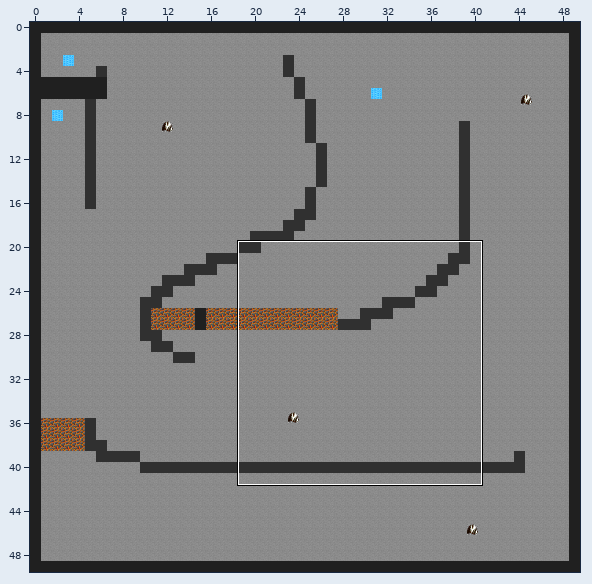
Two versions of a level (Tiled map, maps/dm1.tmx). The picture above shows the old version from afar; the outline marks the close-up.
Close-up. Before:
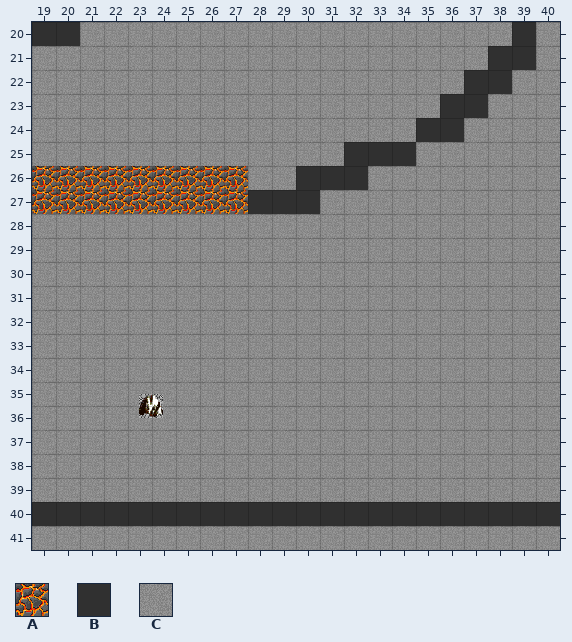
Cells are 32x32 px. Shown: x 19..40, y 20..41. The commit also changed other parts of the map, which this record leaves out.
Key: from "tileset": A 0, B 1, C 3.
_ is an empty cell, # one hidden under a higher layer.
Layer "background" before, first column x 19:
20 ##CCCCCCCCCCCCCCCCCC#C
21 CCCCCCCCCCCCCCCCCCC##C
22 CCCCCCCCCCCCCCCCCC##CC
23 CCCCCCCCCCCCCCCCC##CCC
24 CCCCCCCCCCCCCCCC##CCCC
25 CCCCCCCCCCCCC###CCCCCC
26 #########CC###CCCCCCCC
27 ############CCCCCCCCCC
28 CCCCCCCCCCCCCCCCCCCCCC
29 CCCCCCCCCCCCCCCCCCCCCC
30 CCCCCCCCCCCCCCCCCCCCCC
31 CCCCCCCCCCCCCCCCCCCCCC
32 CCCCCCCCCCCCCCCCCCCCCC
33 CCCCCCCCCCCCCCCCCCCCCC
34 CCCCCCCCCCCCCCCCCCCCCC
35 CCCCCCCCCCCCCCCCCCCCCC
36 CCCCCCCCCCCCCCCCCCCCCC
37 CCCCCCCCCCCCCCCCCCCCCC
38 CCCCCCCCCCCCCCCCCCCCCC
39 CCCCCCCCCCCCCCCCCCCCCC
40 ######################
41 CCCCCCCCCCCCCCCCCCCCCC
Layer "walls" before, first column x 19:
20 BB__________________B_
21 ___________________BB_
22 __________________BB__
23 _________________BB___
24 ________________BB____
25 _____________BBB______
26 ___________BBB________
27 _________BBB__________
28 ______________________
29 ______________________
30 ______________________
31 ______________________
32 ______________________
33 ______________________
34 ______________________
35 ______________________
36 ______________________
37 ______________________
38 ______________________
39 ______________________
40 BBBBBBBBBBBBBBBBBBBBBB
41 ______________________
Layer "lava" before, first column x 19:
20 ______________________
21 ______________________
22 ______________________
23 ______________________
24 ______________________
25 ______________________
26 AAAAAAAAA_____________
27 AAAAAAAAA_____________
28 ______________________
29 ______________________
30 ______________________
31 ______________________
32 ______________________
33 ______________________
34 ______________________
35 ______________________
36 ______________________
37 ______________________
38 ______________________
39 ______________________
40 ______________________
41 ______________________
The same view after the edit:
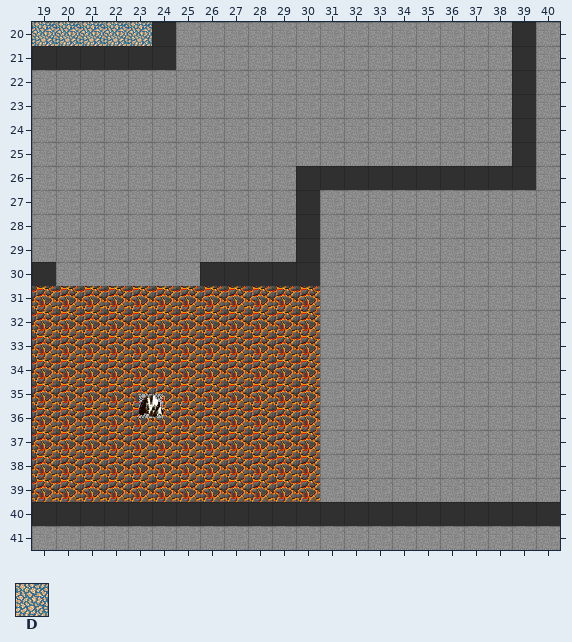
Further tiles: from "tileset": D 45.
From old to new:
Changed rows in their new state; . is an unchanged cell.
Layer "background":
first column x 19:
20 DDDDD
Layer "walls":
first column x 19:
20 __...B...............
21 BBBBBB............._.
22 ..................__B
23 .................__.B
24 ................__..B
25 .............___....B
26 ..............BBBBBBB
27 .........__..........
28 ...........B.........
29 ...........B.........
30 B......BBBBB.........
Layer "lava":
first column x 19:
26 _________
27 _________
first column x 19:
31 AAAAAAAAAAAA
32 AAAAAAAAAAAA
33 AAAAAAAAAAAA
34 AAAAAAAAAAAA
35 AAAAAAAAAAAA
36 AAAAAAAAAAAA
37 AAAAAAAAAAAA
38 AAAAAAAAAAAA
39 AAAAAAAAAAAA
